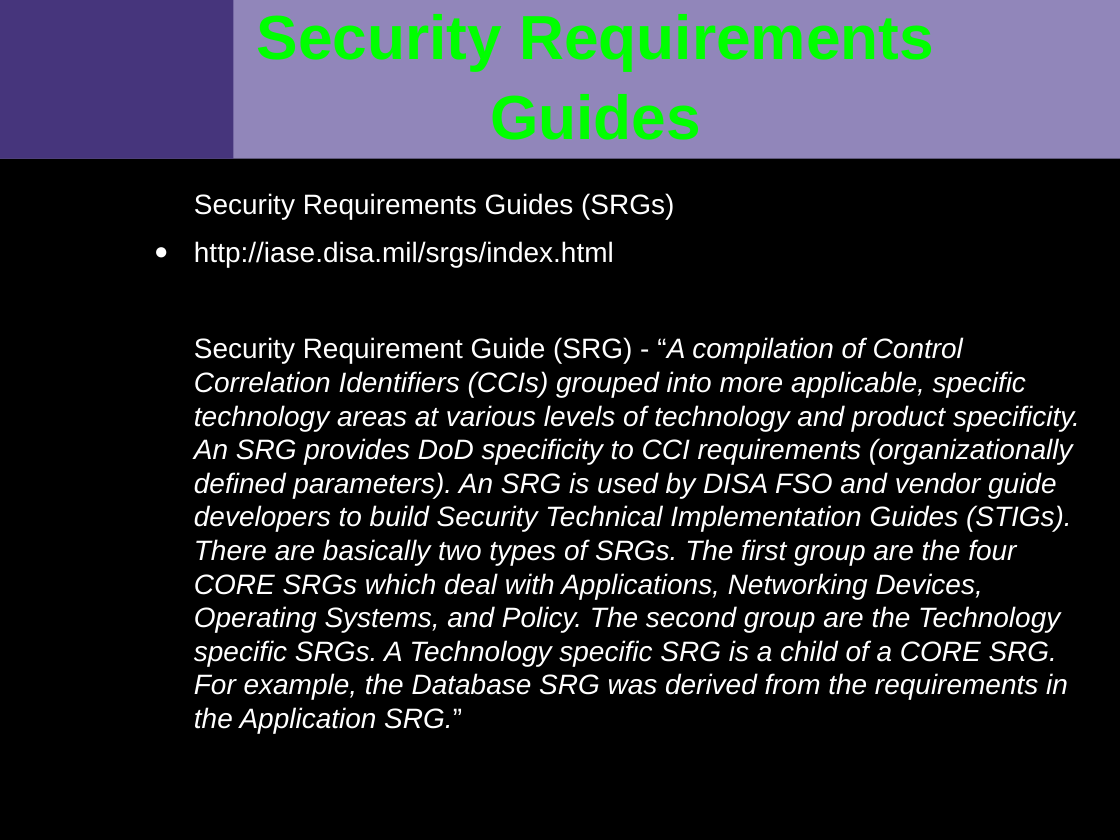
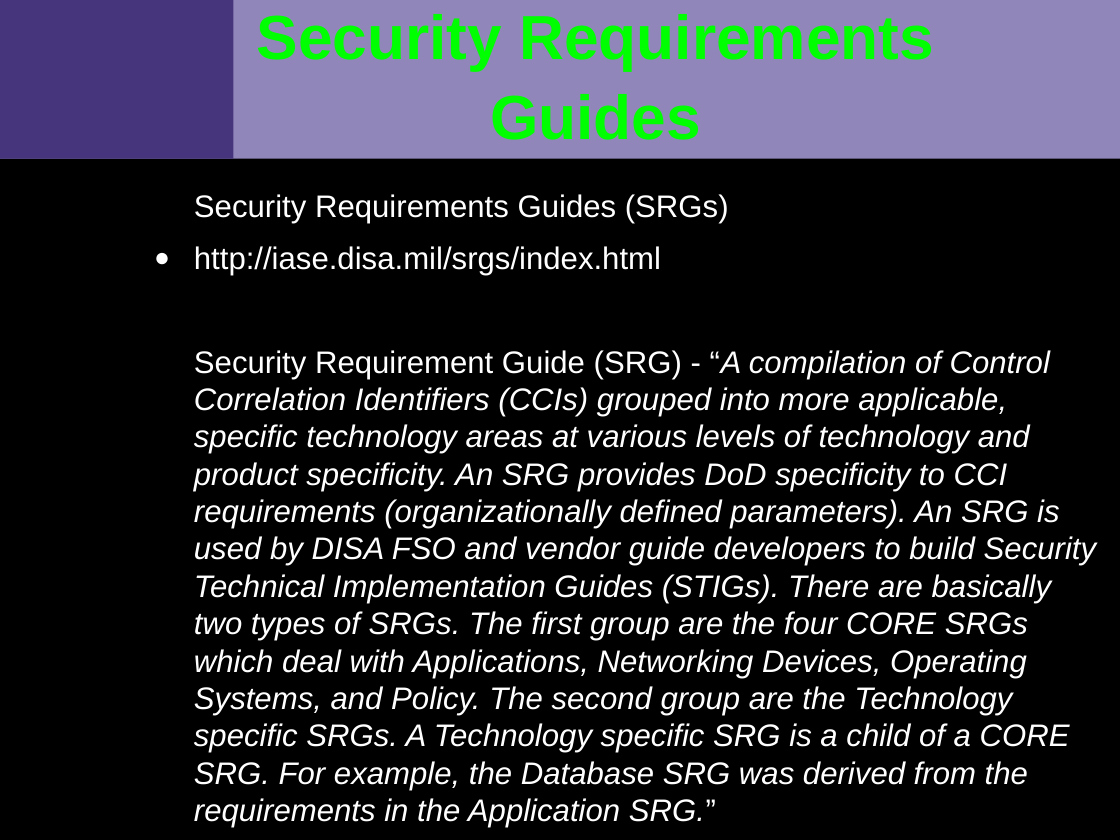
Before and after one commit to VCTLabs/elc2015-presentations, a slide deck: slide 6 of security_IoT/security_assessment_slides.odp. Drawn at 1120x840 pixels with LibreOffice and Linux fonts; fonts in the diff are those of the drawing; background and template pictures are left out. Boxes give left, top, right and bottom in pixels: in the first picture for what was removed or moved away, otherwise in the second. Text is boxed around its words. In the diff, an @@ line names an element or a change of style, - is before the commit and + after.

Commit message:
updated with some examples and tools/frameworks

```diff
--- a/security_IoT/security_assessment_slides.odp
+++ b/security_IoT/security_assessment_slides.odp
@@ text "Security Requirements Guides (SRGs)" at [194,194,1097,822]: size 18 to 20 pt @@
```
Also in this commit, not shown: 7 other slides changed, 4 slides added, 2 other files.
